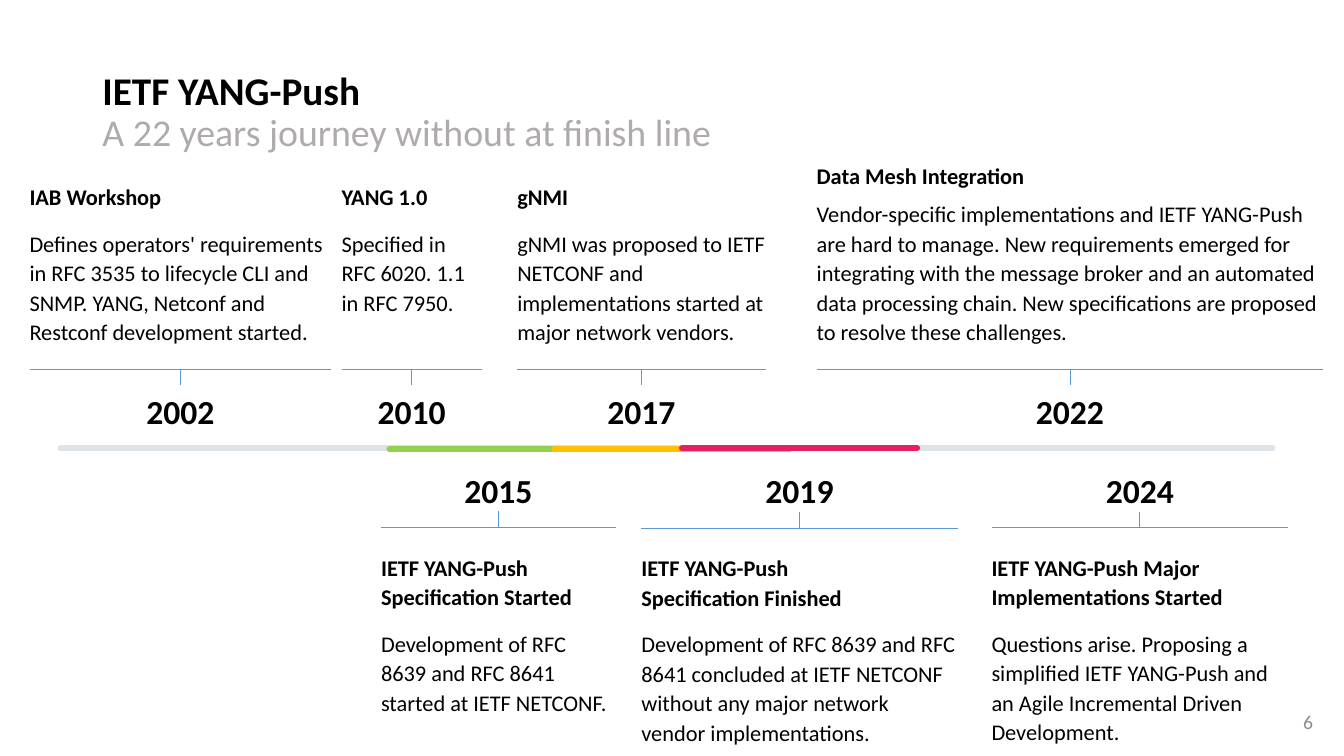
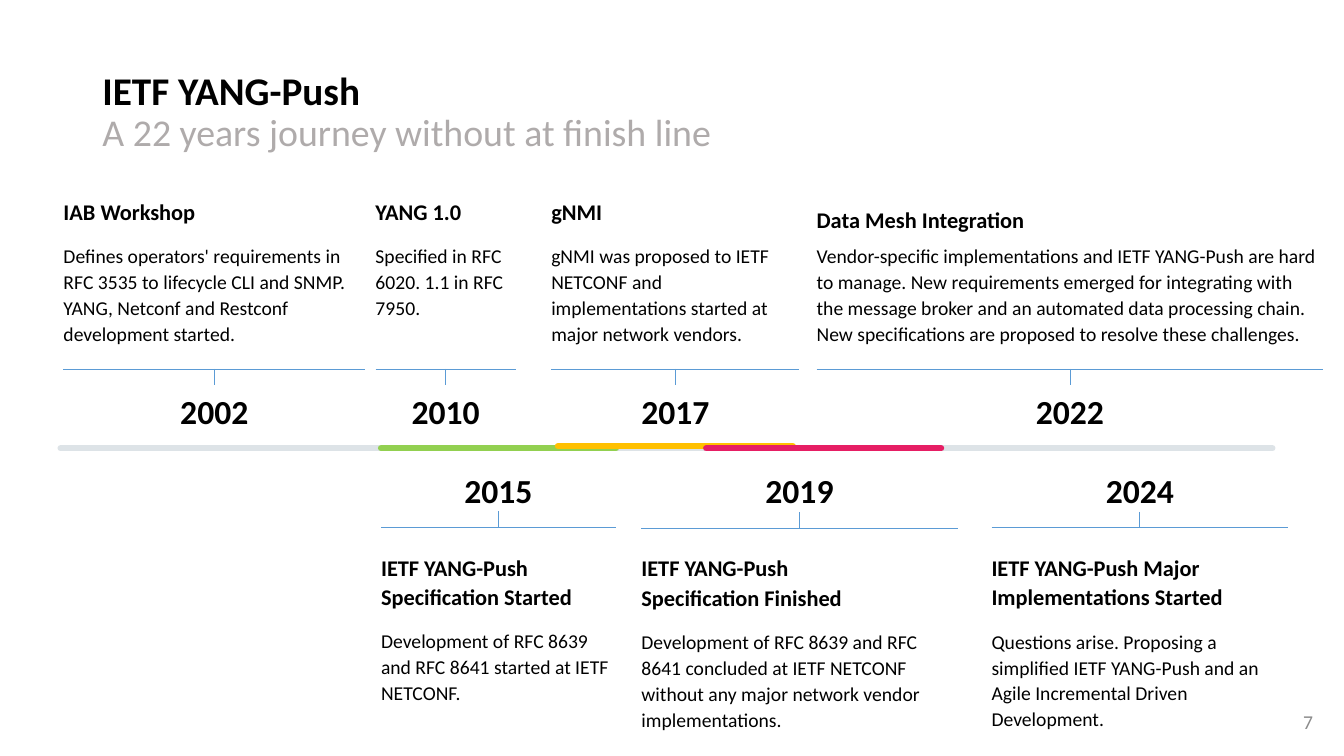
Before and after one commit to network-analytics/ietf-network-analytics-document-status, a slide deck: slide 7 of 122/NEMOPS/IAB NEMOPS - YANG-Push - Agile Incremental Driven Development.pptx (slide 6 before the commit). Drawn at 1344x756 pixels with LibreOffice and Linux fonts; fonts in the diff are those of the drawing. Boxes give left, top, right and bottom in pixels: in the first picture for what was removed or moved away, otherwise in the second. Text is boxed around its words. In the diff, an @@ line names an element or a change of style, - is before the commit and + after.

```diff
--- a/122/NEMOPS/IAB NEMOPS - YANG-Push - Agile Incremental Driven Development.pptx
+++ b/122/NEMOPS/IAB NEMOPS - YANG-Push - Agile Incremental Driven Development.pptx
@@ text at <box>63,249,345,344</box>: size 16 to 14 pt @@
@@ text at <box>375,249,503,315</box>: size 16 to 14 pt in "Specified in RFC 6020. 1.1 in RFC ..." @@
@@ text at <box>551,249,769,345</box>: size 16 to 14 pt @@
@@ text at <box>817,249,1316,345</box>: size 16 to 14 pt @@
@@ 6 texts, 6 lines: place and size @@
-6 texts, 6 lines at <box>29,189,766,425</box>
+6 texts, 6 lines at <box>63,204,800,425</box>
@@ line moved from (390, 450) - (625, 450) to (381, 449) - (616, 449) @@
@@ line moved from (555, 450) - (789, 450) to (559, 447) - (793, 447) @@
@@ line moved from (683, 449) - (918, 449) to (707, 449) - (942, 449) @@
@@ text at <box>381,634,608,700</box>: size 16 to 14 pt in "Development of RFC 8639 and RFC 8641 ..." @@
@@ text at <box>641,635,919,705</box>: size 16 to 14 pt in "Development of RFC 8639 and RFC 8641 ..." @@
@@ text at <box>992,635,1259,704</box>: size 16 to 14 pt in "Questions arise. Proposing a simplified IETF YANG-Push ..." @@
@@ page number at <box>1303,716,1313,729</box>: text changed @@
-6
+7
```
Also in this commit, not shown: 1 other slide changed, 2 slides added, 1 other file.
